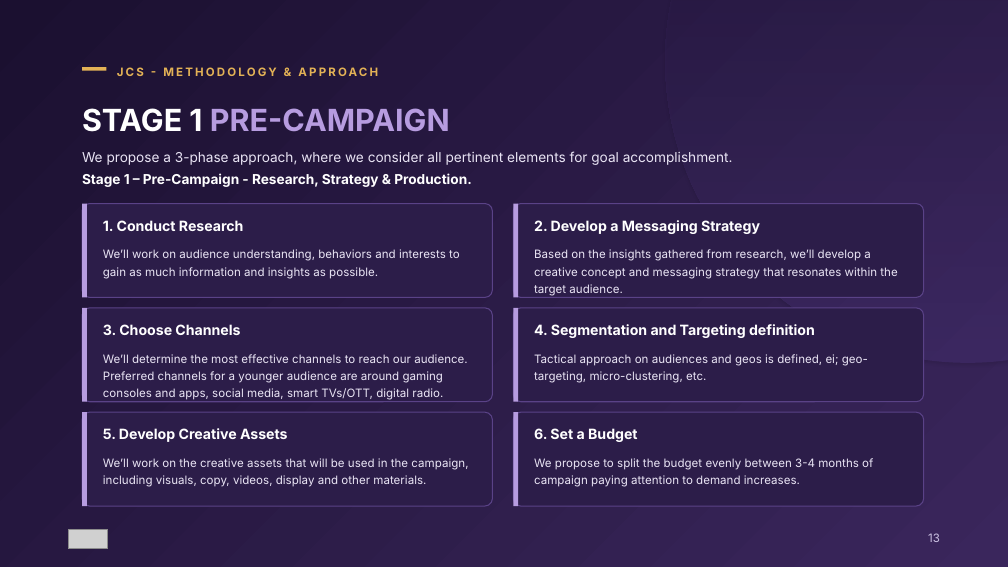
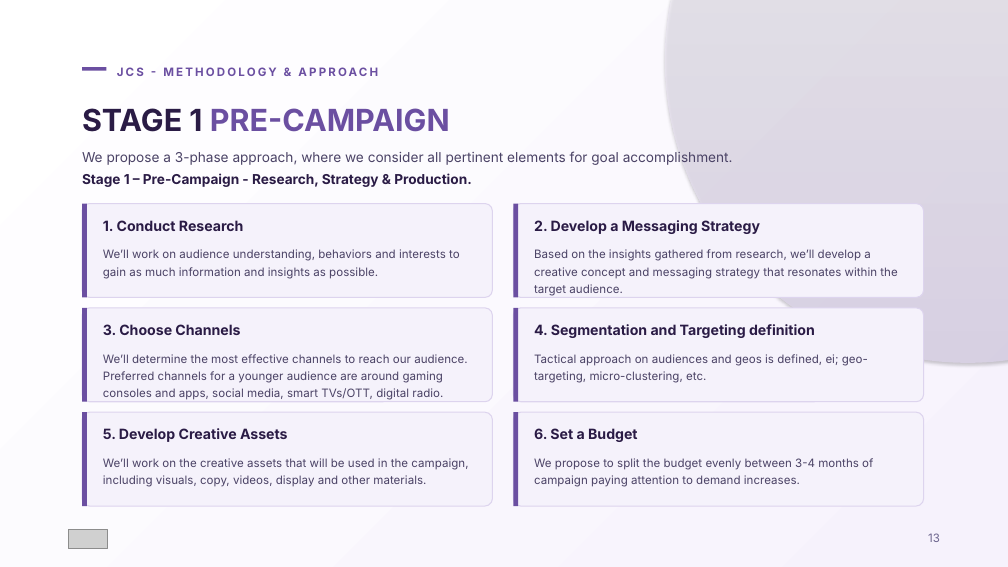
Before and after one commit to patriciobrunoar/alkimia, a slide deck: slide 13 of decks/jcs-miami-dade/JCS-Case-Miami-Dade-Alkimia.pptx. Drawn at 1008x567 pixels with LibreOffice and Linux fonts; fonts in the diff are those of the drawing; grey boxes stand for pictures. Boxes give left, top, right and bottom in pixels: in the first picture for what was removed or moved away, otherwise in the second. Text is boxed around its words. In the diff, an @@ line names an element or a change of style, - is before the commit and + after.

```diff
--- a/decks/jcs-miami-dade/JCS-Case-Miami-Dade-Alkimia.pptx
+++ b/decks/jcs-miami-dade/JCS-Case-Miami-Dade-Alkimia.pptx
@@ background gradient #1B1030 to #3A265C to gradient #FFFFFF to #F6F2FC @@
@@ ellipse at [665, 0, 1008, 363]: fill gradient #5B3F94 to #1B1030 to gradient #E4DAF5 to #FFFFFF @@
@@ rectangle at [82, 67, 107, 71]: fill #E3B256 to #6B4FA1 @@
@@ text "JCS - METHODOLOGY & APPROACH" at [117, 63, 882, 84]: text colour #E3B256 to #6B4FA1 @@
@@ text "STAGE 1 PRE-CAMPAIGN" at [82, 108, 450, 132]: text colour #FFFFFF to #2A1B45 in "STAGE 1"; text colour #B79CE0 to #6B4FA1 in "PRE-CAMPAIGN" @@
@@ text "We propose a 3-phase approach, ..." at [82, 151, 733, 187]: text colour #E9E4F4 to #4B4366 in "We propose a 3-phase approach, where we ..."; text colour #FFFFFF to #2A1B45 in "Stage 1 – Pre-Campaign - Research, Strategy ..." @@
@@ fill #2C1D49 to #F5F2FB; outline #5A4287 1 pt to #DDD4EE 1 pt in 6 elements at [82, 203, 493, 297], [513, 203, 924, 297], [82, 308, 493, 402], [513, 308, 924, 402], [82, 412, 493, 506], [513, 412, 924, 506] @@
@@ fill #B79CE0 to #6B4FA1 in 6 elements at [82, 203, 87, 297], [513, 203, 518, 297], [82, 308, 87, 402], [513, 308, 518, 402], [82, 412, 87, 506], [513, 412, 518, 506] @@
@@ text colour #FFFFFF to #2A1B45 in 6 elements at [103, 220, 244, 231], [534, 220, 760, 234], [103, 324, 240, 335], [534, 324, 815, 338], [103, 428, 288, 442], [534, 428, 637, 442] @@
@@ text colour #E9E4F4 to #4B4366 in 6 elements at [103, 249, 460, 279], [534, 249, 897, 296], [103, 354, 468, 400], [534, 354, 868, 383], [103, 458, 468, 487], [534, 458, 873, 487] @@
@@ text "13" at [928, 533, 940, 542]: text colour #C9BFE0 to #6F6890 @@
```
Also in this commit, not shown: 41 other slides changed, 14 other files.
